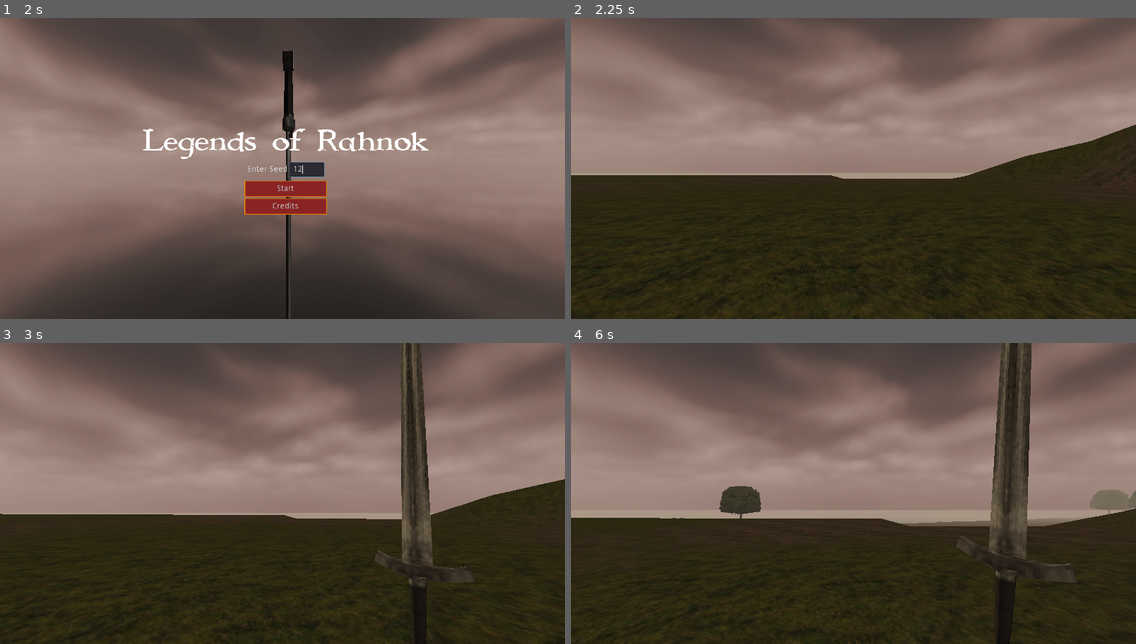
Above: before the commit, frames 1-4 (two rows, left to right).
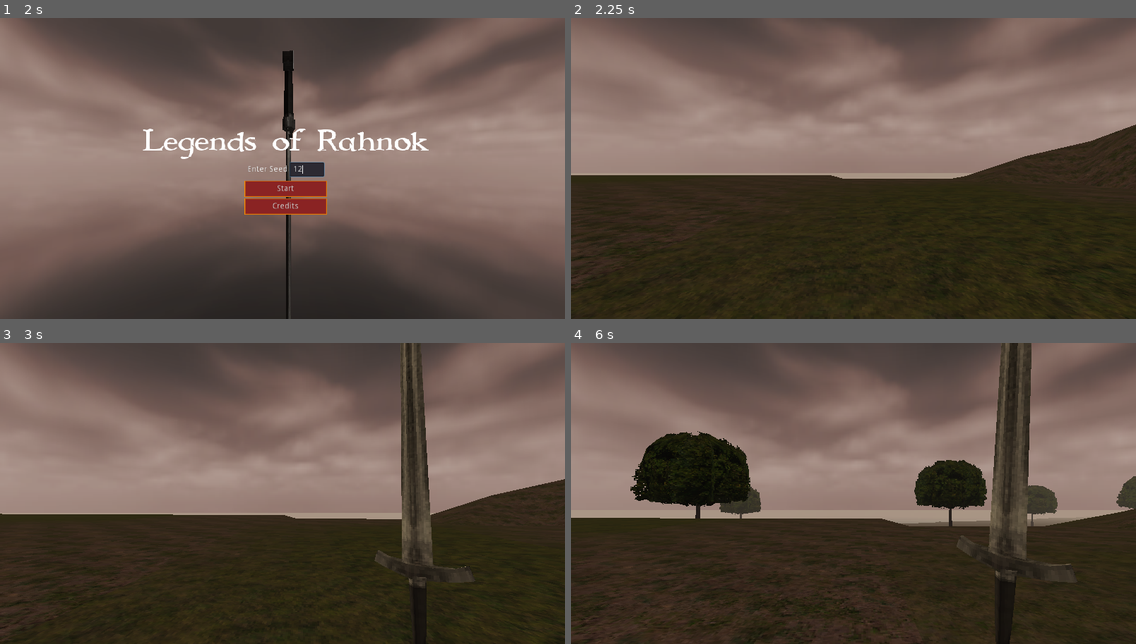
Above: after the commit, the same moments.

Repository: itaden1/webRPG
Game: Godot game, scene res://Scenes/GUI/logo_splash/logo_splash.tscn
Two runs of this game, one before a commit and one after it. Both use one fixed random seed, a clock stepped at 60 frames per second and the inputs below.
Inputs (mouse positions are in pixels of both pictures, inside the frame that each line leads up to):
- Up to frame 1 (2 s): tap Enter (ui_accept) at 0.5, 0.77 s; move the mouse to (406, 153) at 0.52 s; press the mouse at (406, 153) at 0.53 s; hold D 0.53-1.25 s; release the mouse at (406, 153) at 1.25 s; click (305, 168) at 1.27 s; type "12" at 1.35 s
- Up to frame 2 (2.25 s): click "Start" at 2 s
- Up to frame 3 (3 s): tap Enter (ui_accept) at 2.75 s; move the mouse to (254, 493) at 2.77 s; hold W from 2.78 s (still down); tap X (DrawSheathWeapon) at 2.85 s
- Up to frame 4 (6 s): tap Enter (ui_accept) at 3.02, 4.52, 5.27 s; move the mouse to (864, 487) at 3.52 s; hold F (Interact) 3.53-4.28 s; move the mouse to (847, 499) at 4.27 s; tap Tab (ToggleMouse) at 4.35 s; move the mouse to (1023, 538) at 5.02 s; release W at 5.03 s; hold Space 5.03-5.78 s; hold A from 5.03 s (still down); move the mouse to (684, 448) at 5.77 s; click (684, 448) at 5.85 s

Frame 1 is identical in both runs. In frame 2, 0.2% of the frame differs, in the area x 0-90%, y 44-90%; in frame 3, 0.2%; in frame 4, 8.0%, in the area x 0-100%, y 29-100%.

Commit message:
experiment with town presets

Diff:
--- a/Scenes/Towns/TownGenerator.gd
+++ b/Scenes/Towns/TownGenerator.gd
@@ -120,6 +120,7 @@
 func generate(params: Dictionary):
 	width = params.width
 	height = params.height
+	var plot_types = params.plot_types
 	var town_rect: Rect2 = Rect2(Vector2(0, 0), Vector2(width, height))
 	var bpt = bpt_generator.new()
 	var tree = bpt.partition_rect(
@@ -134,7 +135,9 @@
 
 	for b in tree.keys():
 		if tree[b].size() <= 0:
-			build_house(b)
+			var plot_type = plot_types[Rng.get_random_range(0, plot_types.size()-1)]
+			if plot_type == Constants.HOUSE_TYPES.BUILDING:
+				build_house(b)
 			houses.append(b)
 
 	# add npc spawn
--- a/Scripts/Generators/LocationGenerator.gd
+++ b/Scripts/Generators/LocationGenerator.gd
@@ -3,6 +3,14 @@
 
 var test_dungeon_scene = preload("res://Scenes/Dungeons/Test/TestDungeon.tscn")
 var town_scene = preload("res://Scenes/Towns/Town.tscn")
+
+
+var town_presets = [
+	{width=6, height=6, partitions=2, padding=[1], number_of_npcs=3, plot_types=[Constants.HOUSE_TYPES.BUILDING, Constants.HOUSE_TYPES.FIELD]},
+	{width=10, height=10, partitions=10, padding=[3,2,1], number_of_npcs=7, plot_types=[Constants.HOUSE_TYPES.BUILDING, Constants.HOUSE_TYPES.BUILDING]},
+	{width=25, height=25, partitions=10, padding=[3,2,1], number_of_npcs=7, plot_types=[Constants.HOUSE_TYPES.BUILDING, Constants.HOUSE_TYPES.FIELD]}
+
+]
 
 func generate_location():
 	# return generate_dungeon()
@@ -14,7 +22,7 @@
 
 func generate_town():
 	var town_node = town_scene.instance()
-	town_node.generate({width=10, height=10, partitions=10, padding=[3,2,1], number_of_npcs=7})
+	town_node.generate(town_presets[Rng.get_random_range(0, town_presets.size()-1)])
 
 	return {
 		location_node = town_node,
--- /dev/null
+++ b/Scripts/Singletons/Constants.gd
@@ -0,0 +1,9 @@
+extends Node
+
+
+enum HOUSE_TYPES {
+	COTTAGE,
+	EMPTY,
+	BUILDING,
+	FIELD
+}
--- a/project.godot
+++ b/project.godot
@@ -249,6 +249,7 @@
 GameEvents="*res://Scripts/Singletons/GameEvents.gd"
 Rng="*res://Scripts/Singletons/RNG.gd"
 GameState="*res://Scripts/Singletons/GameState.gd"
+Constants="*res://Scripts/Singletons/Constants.gd"
 
 [display]
 
